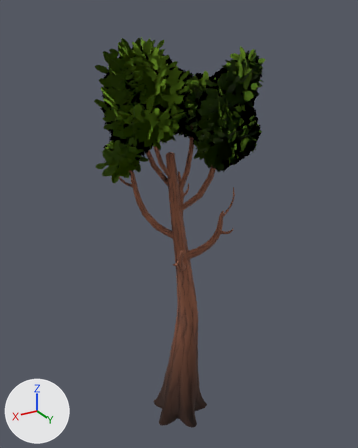
Two versions of the glTF model assets/nature/CommonTree_4.gltf, one commit apart.
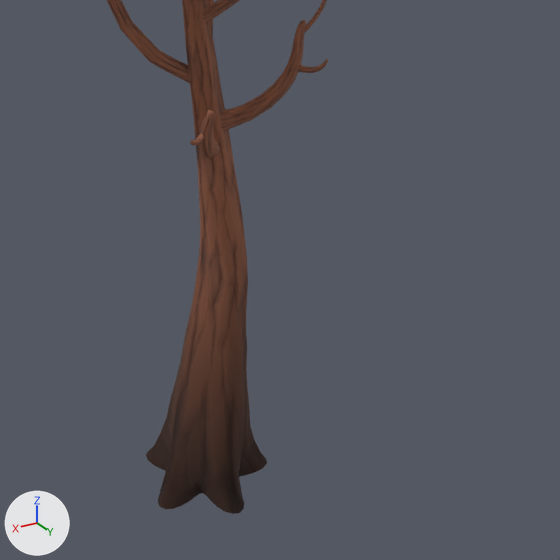
Each version is shown whole from a 50 mm camera at (5.19, 8.63, 9.34) aimed at (0.01, -0.01, 5.02), then close up on the part from 25% to 94% of the width and 45% to 100% of the height. The lights are fixed; the arrows at lower left show +X, +Y and +Z. The older version's two pictures come first.

The first close-up shows 'CommonTree_4'.
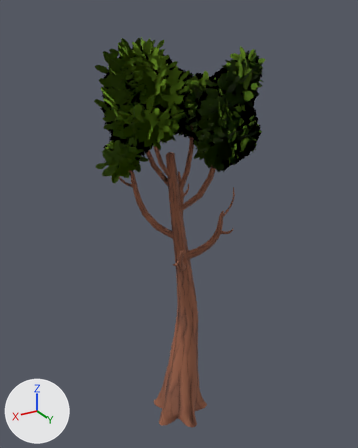
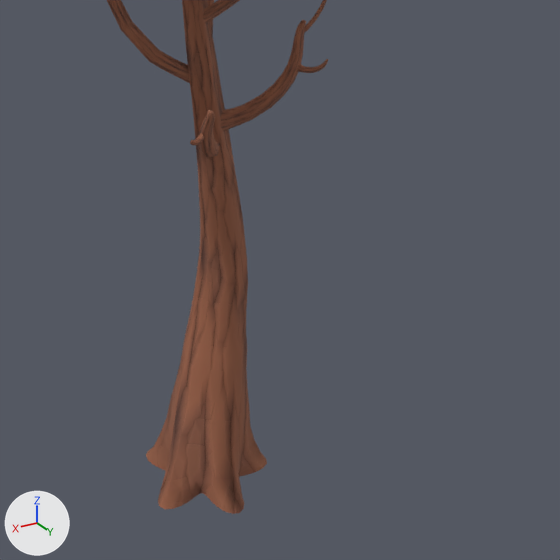
Where the newer file only moved an object's origin or applied its transform, the numbers keep the older frame.

Location of each change, (x1, y1, x2, y2) in pixels of the close-ups (560 x 560 px):
'CommonTree_4', recoloured (lighter): (146, 260, 267, 514) in both

The change, as a list of edits to the scene's bpy script:
```text
Change mat_bark_normaltree:
    remove # nodes: BsdfPrincipled, Math x3, Mix, NormalMap, OutputMaterial, TexImage x2, VertexColor
    nodes: BsdfPrincipled, Math x2, NormalMap, OutputMaterial, TexImage x2
```
